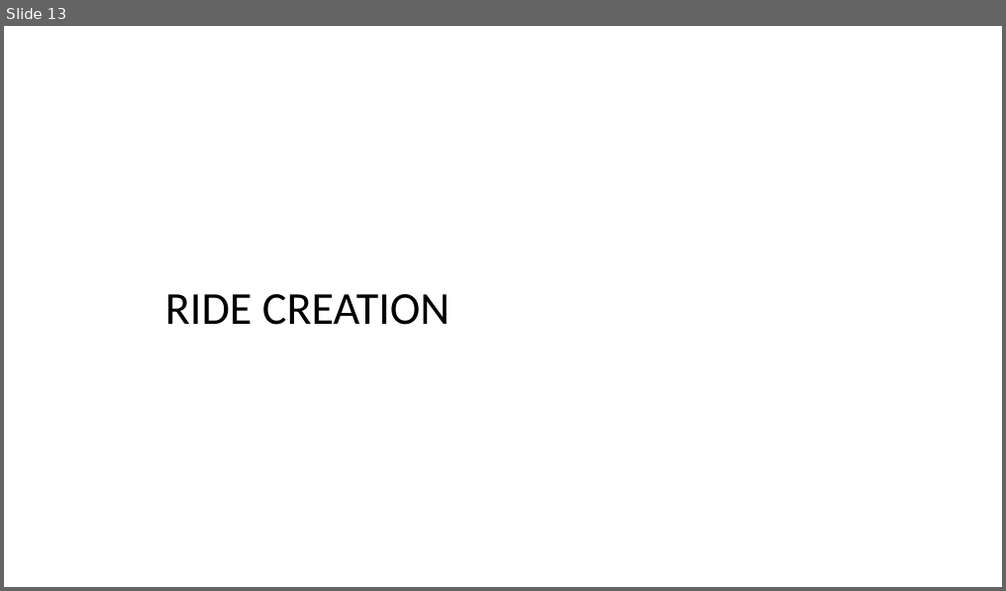
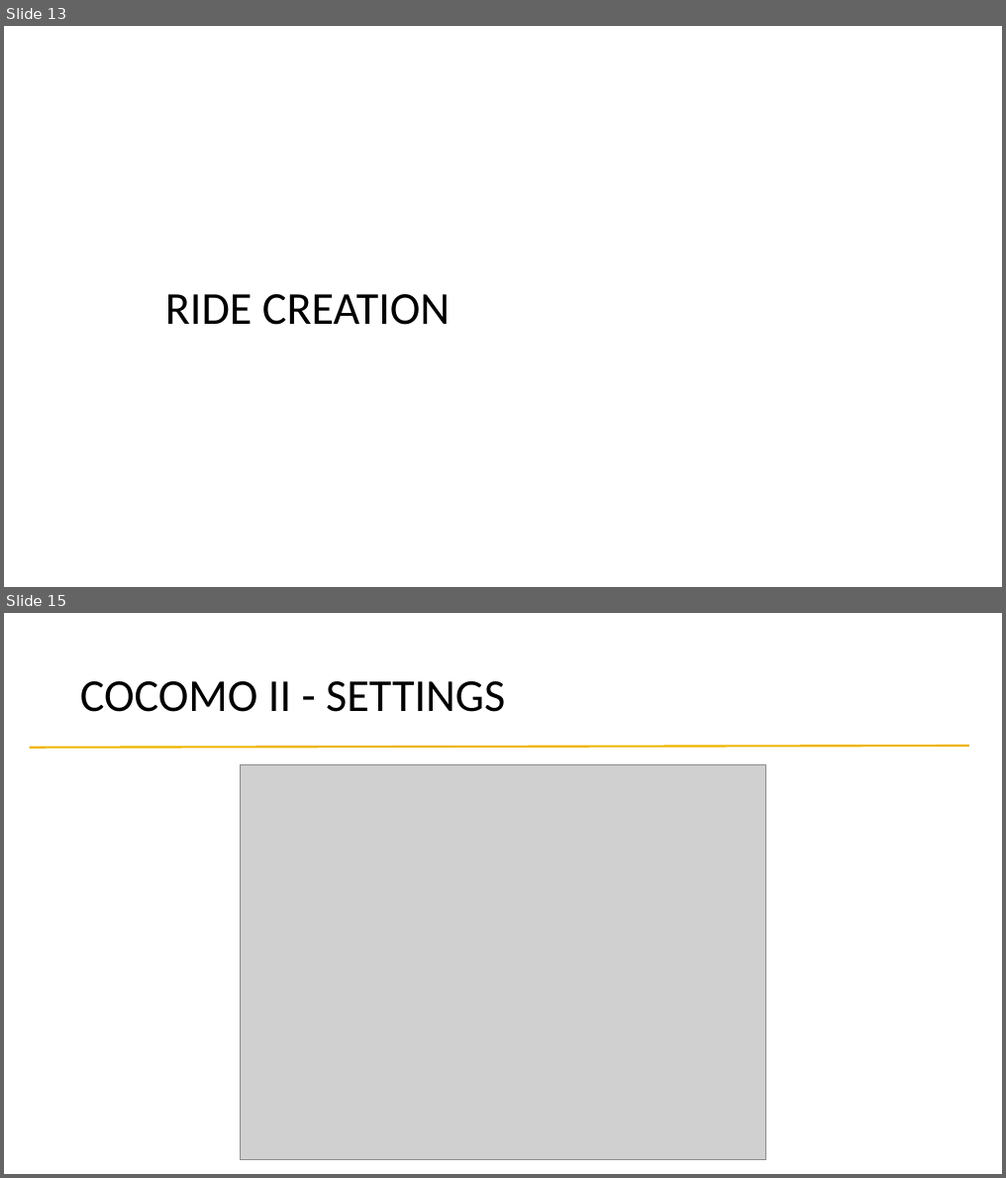
Before and after one commit to alessandrobaldassari/se2-polimi-baldassari-bendin-giarola, a slide deck: Final Presentation/Presentation.pptx. Shown one above the other, each under a label of ours: slide 13 before the commit, slides 13 and 15 after it; the slides between them are not shown. The pictures are 1006x591 and 1006x1178 pixels, drawn with LibreOffice and Linux fonts; fonts in the diff are those of the drawing; grey boxes stand for pictures; background and template pictures are left out. Boxes give left, top, right and bottom in pixels: in the first picture for what was removed or moved away, otherwise in the second. Text is boxed around its words. In the diff, an @@ line names an element or a change of style, - is before the commit and + after.

```diff
--- a/Final Presentation/Presentation.pptx
+++ b/Final Presentation/Presentation.pptx
@@ slide 15 added at <box>4,613,1002,1174</box>, background #FFFFFF @@
@@ title added at <box>80,681,505,712</box>, 44 pt, text #000000 @@
+COCOMO II - SETTINGS
@@ line added from (30, 748) to (969, 746), #EEB500 2 pt @@
@@ picture added at <box>240,765,766,1160</box> @@
```
Also in this commit, not shown: 3 other slides added, 3 other files.
